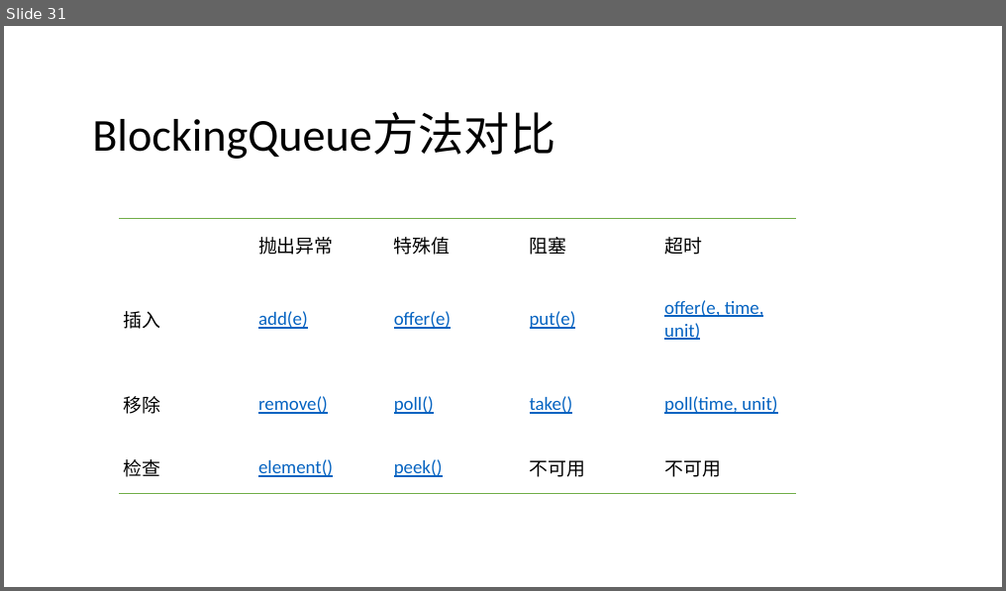
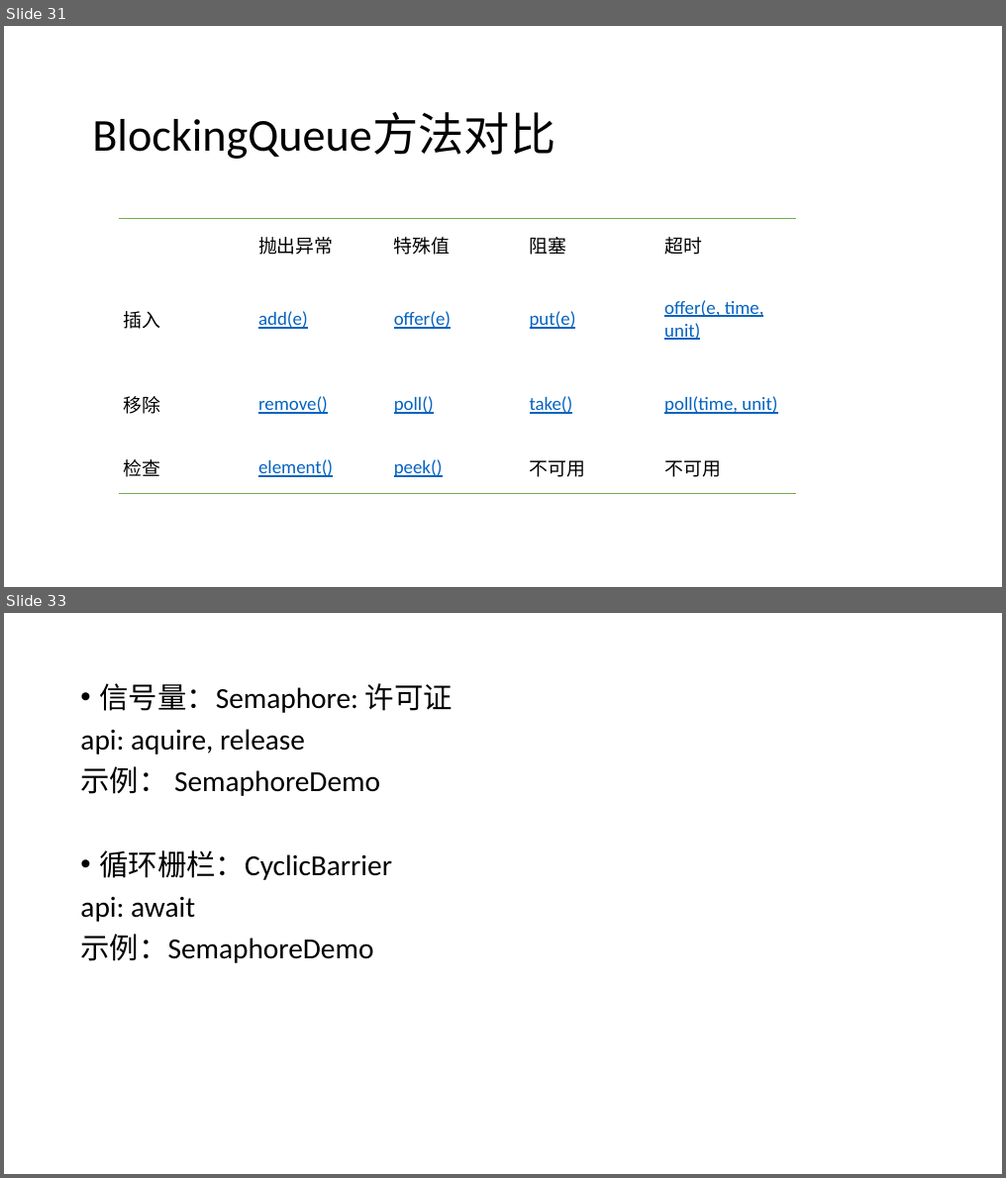
Before and after one commit to GerogeLeon/multithread_demo, a slide deck: JAVA并发编程.pptx. Shown one above the other, each under a label of ours: slide 31 before the commit, slides 31 and 33 after it; the slides between them are not shown. The pictures are 1006x591 and 1006x1178 pixels, drawn with LibreOffice and Linux fonts; fonts in the diff are those of the drawing. Boxes give left, top, right and bottom in pixels: in the first picture for what was removed or moved away, otherwise in the second. Text is boxed around its words. In the diff, an @@ line names an element or a change of style, - is before the commit and + after.

```diff
--- a/JAVA并发编程.pptx
+++ b/JAVA并发编程.pptx
@@ slide 33 added at bbox=[4, 613, 1002, 1174], background #FFFFFF @@
@@ text added at bbox=[80, 683, 452, 963], 28 pt, text #000000 @@
+• 信号量：Semaphore: 许可证
+api: aquire, release
+示例： SemaphoreDemo
+• 循环栅栏：CyclicBarrier
+api: await
+示例：SemaphoreDemo
```
Also in this commit, not shown: 2 slides changed, 4 other files.
